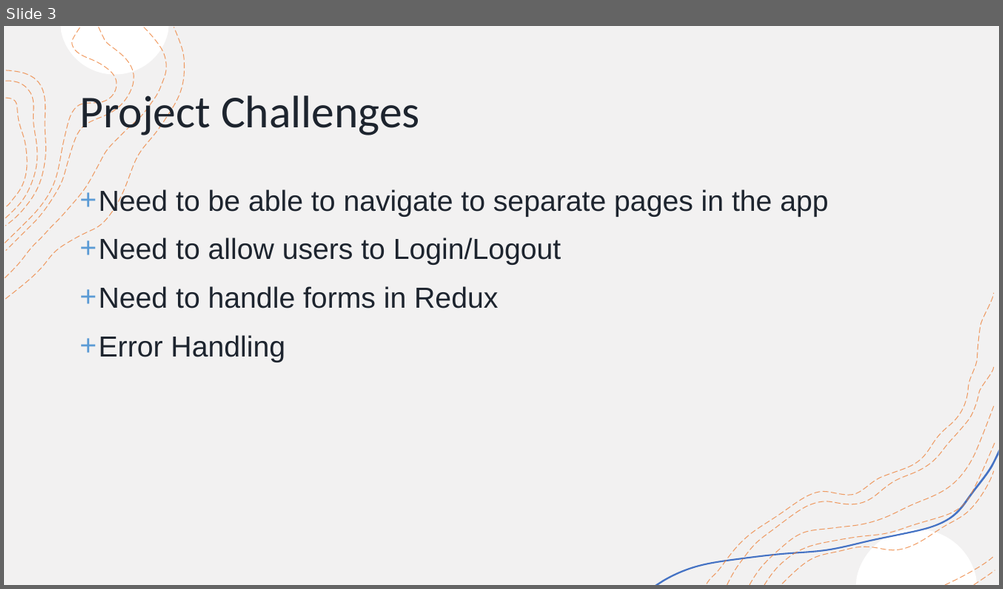
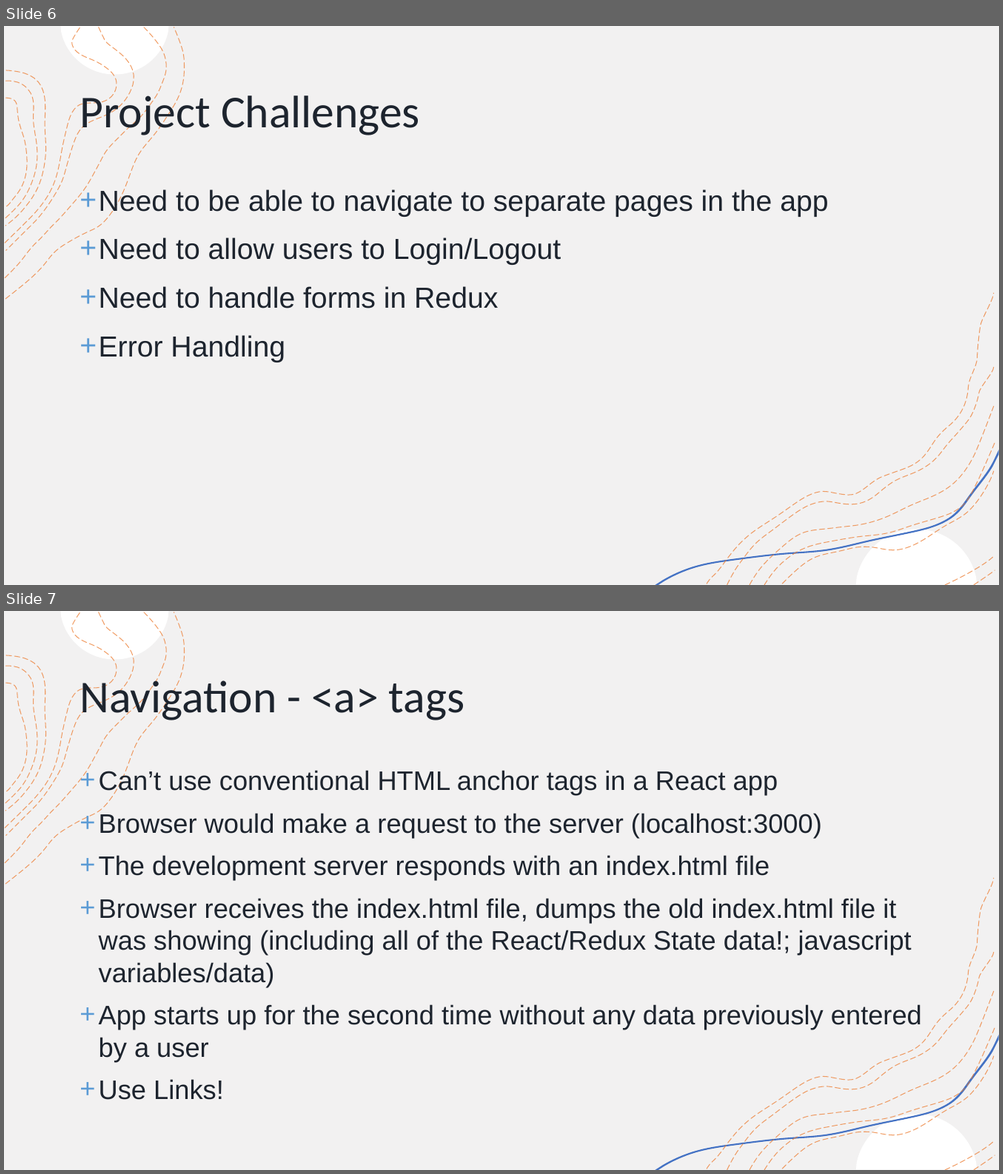
Before and after one commit to SudarshanSuryaprakash/ASM, a slide deck: ProjectPresentation.pptx. Shown one above the other, each under a label of ours: slide 3 before the commit, slides 6 and 7 after it. The pictures are 1003x589 and 1003x1174 pixels, drawn with LibreOffice and Linux fonts; fonts in the diff are those of the drawing. Boxes give left, top, right and bottom in pixels: in the first picture for what was removed or moved away, otherwise in the second. Text is boxed around its words. In the diff, an @@ line names an element or a change of style, - is before the commit and + after.

Commit message:
presentation & api server

```diff
--- a/ProjectPresentation.pptx
+++ b/ProjectPresentation.pptx
@@ slide 7 added at (4, 611, 999, 1170), background #FFFFFF; not listed: 18 template elements that a slide beside it also shows @@
@@ title added at (79, 675, 464, 723), 44 pt, text #1D242E @@
+Navigation - <a> tags
@@ text added at (99, 769, 922, 1100), 25.9 pt, text #1D242E @@
++ Can’t use conventional HTML anchor tags in a React app
++ Browser would make a request to the server (localhost:3000)
++ The development server responds with an index.html file
++ Browser receives the index.html file, dumps the old index.html file it was showing (including all of the React/Redux State data!; javascript variables/data)
++ App starts up for the second time without any data previously entered by a user
++ Use Links!
@@ what was slide 3 is now slide 6 @@
```
Also in this commit, not shown: 1 slide changed, 12 other slides added, 1 slide removed, 4 other files.
